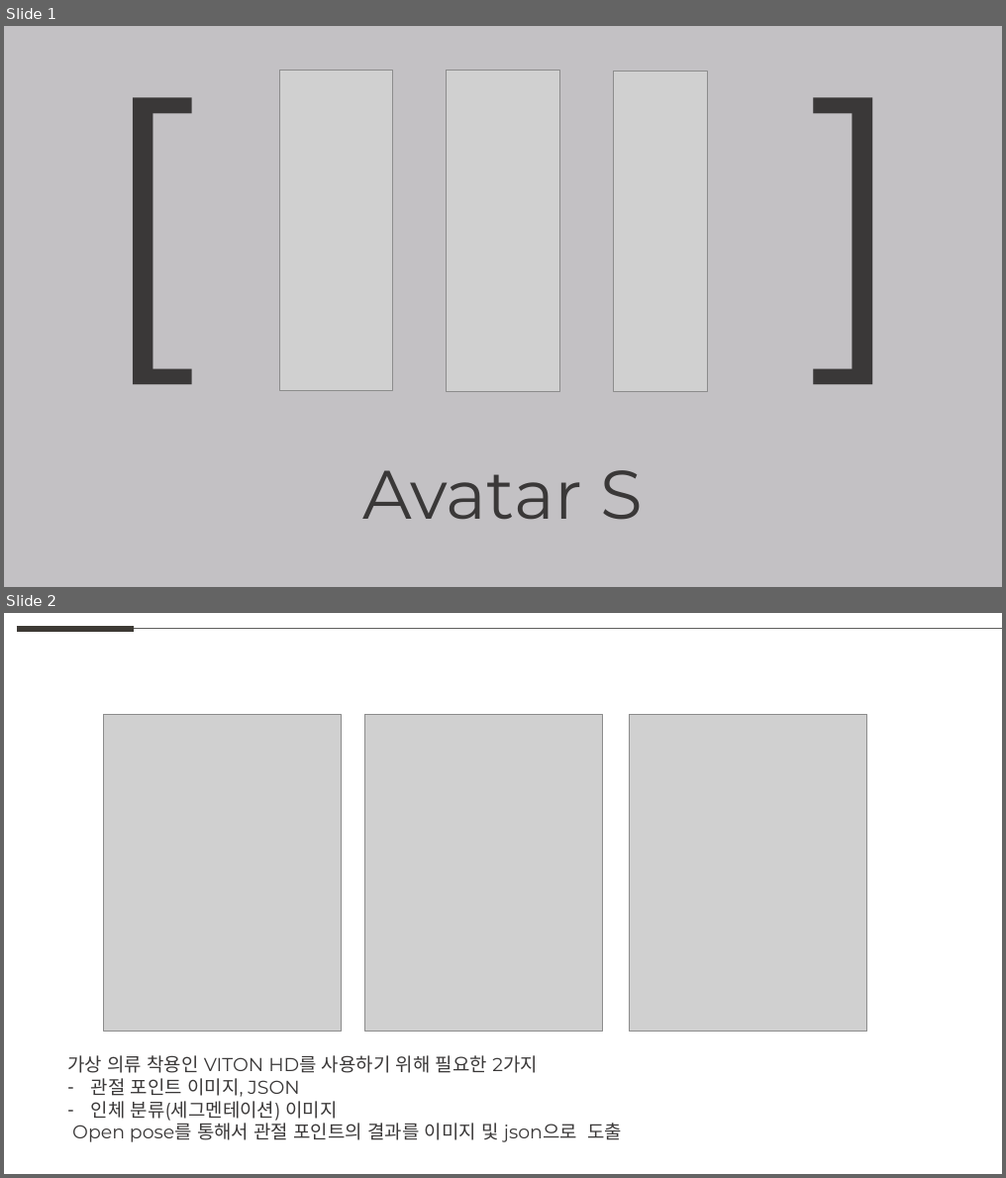
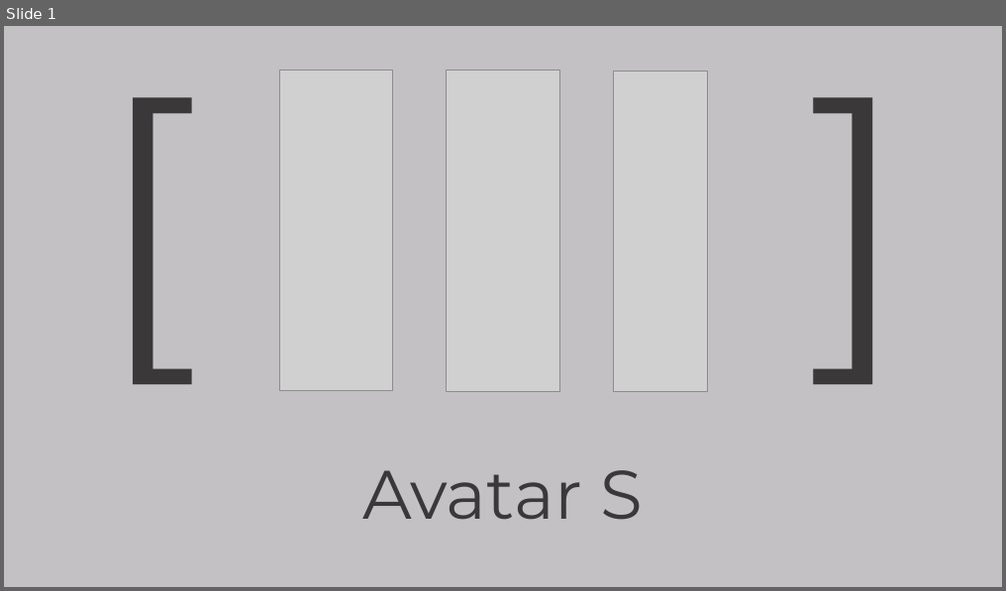
Before and after one commit to weaknessHero/Project_AvatarS, a slide deck: 발표자료/업데이트/LJHPPT.pptx. Shown one above the other, each under a label of ours: slides 1 and 2 before the commit, slide 1 after it. The pictures are 1006x1178 and 1006x591 pixels, drawn with LibreOffice and Linux fonts; fonts in the diff are those of the drawing; grey boxes stand for pictures. Boxes give left, top, right and bottom in pixels: in the first picture for what was removed or moved away, otherwise in the second. Text is boxed around its words. In the diff, an @@ line names an element or a change of style, - is before the commit and + after.

```diff
--- a/발표자료/업데이트/LJHPPT.pptx
+++ b/발표자료/업데이트/LJHPPT.pptx
@@ slide 2 removed at [4,613,1002,1174], background #FFFFFF @@
@@ line removed from (17, 629) to (135, 629) @@
@@ line removed from (135, 629) to (1002, 629) @@
@@ picture removed at [104,714,342,1032] @@
@@ picture removed at [364,714,603,1032] @@
@@ picture removed at [630,714,868,1032] @@
@@ text removed at [67,1056,622,1143] @@
-가상 의류 착용인 VITON HD를 사용하기 위해 필요한 2가지
-– 관절 포인트 이미지, JSON
-– 인체 분류(세그멘테이션) 이미지
-Open pose를 통해서 관절 포인트의 결과를 이미지 및 json으로 도출
```
Also in this commit, not shown: 2 slides added, 3 other slides removed, 1 other file.
